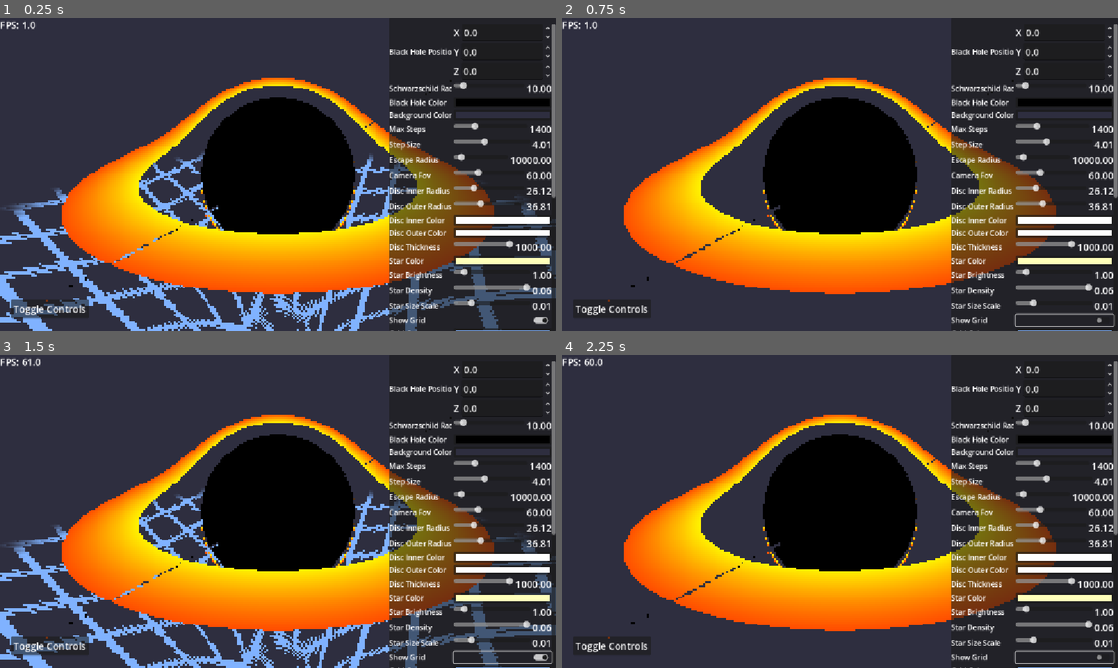
Above: before the commit, frames 1-4 (two rows, left to right).
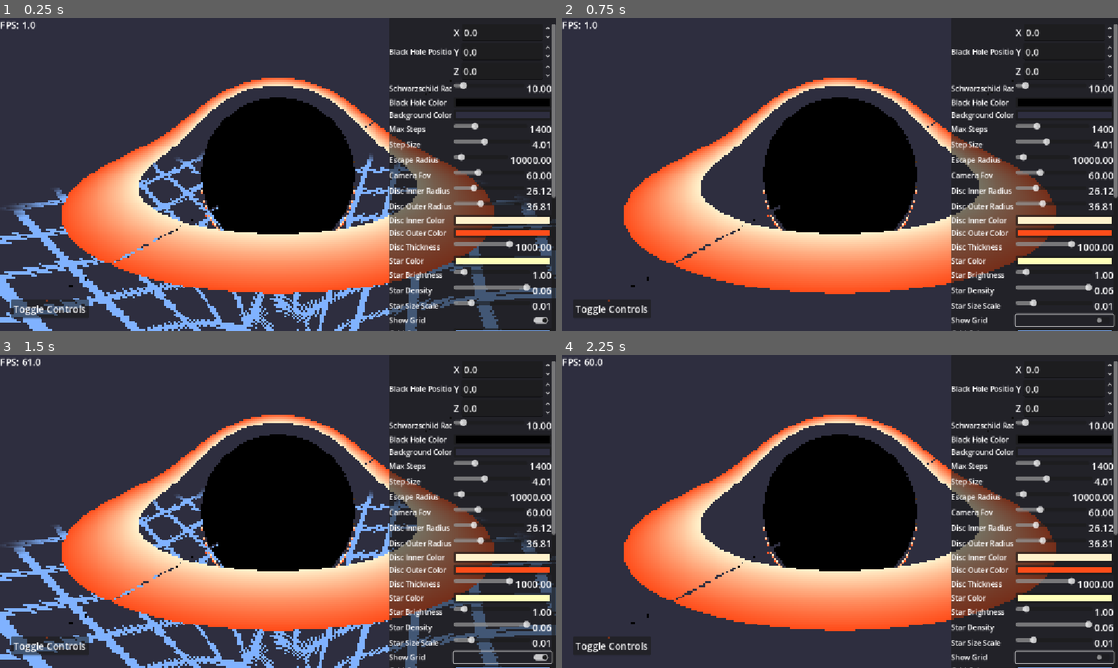
Above: after the commit, the same moments.

Repository: PixelSaver/black-pixhole
Game: Godot game, scene res://scriptsnscenes/main/main.tscn
Two runs of this game, one before a commit and one after it. Both use one fixed random seed, a clock stepped at 60 frames per second and the inputs below.
Inputs (mouse positions are in pixels of both pictures, inside the frame that each line leads up to):
- Up to frame 1 (0.25 s): no input
- Up to frame 2 (0.75 s): click (1062, 321) at 0.5 s
- Up to frame 3 (1.5 s): click (500, 658) at 1.25 s
- Up to frame 4 (2.25 s): click (1062, 658) at 2 s

The runs differ from the first frame. In frame 1, 18% of the frame differs, in the area x 11-99%, y 19-89%; in frame 2, 18%; in frame 3, 18%; in frame 4, 18%.

Commit message:
Fix disc_inner and disc_outer colors not showing up

Diff:
--- a/project.godot
+++ b/project.godot
@@ -21,7 +21,10 @@
 
 [display]
 
+window/size/viewport_width=1728
+window/size/viewport_height=972
 window/stretch/mode="canvas_items"
+window/stretch/scale=1.5
 
 [editor_plugins]
 
--- a/scriptsnscenes/hole_3d_attempt2/3drk_4_att_2.tscn
+++ b/scriptsnscenes/hole_3d_attempt2/3drk_4_att_2.tscn
@@ -18,7 +18,8 @@
 shader_parameter/camera_fov = 60.0
 shader_parameter/disc_inner_radius = 12.0
 shader_parameter/disc_outer_radius = 25.0
-shader_parameter/disc_color = Color(0.56936985, 0.2746202, 9.62615e-08, 1)
+shader_parameter/disc_inner_color = Color(1, 0.95, 0, 1)
+shader_parameter/disc_outer_color = Color(1, 0.3, 0, 1)
 shader_parameter/disc_thickness = 0.5
 shader_parameter/star_color = Color(1, 1, 1, 1)
 shader_parameter/star_brightness = 1.0
@@ -52,7 +53,8 @@
 shader_parameter/camera_fov = 60.0
 shader_parameter/disc_inner_radius = 26.12
 shader_parameter/disc_outer_radius = 36.81
-shader_parameter/disc_color = Color(1, 0.5, 0.2, 1)
+shader_parameter/disc_inner_color = Color(1, 0.9490196, 0.8, 1)
+shader_parameter/disc_outer_color = Color(1, 0.3019608, 0.101960786, 1)
 shader_parameter/disc_thickness = 1000.0
 shader_parameter/star_color = Color(1, 1, 0.7294118, 1)
 shader_parameter/star_brightness = 1.0
@@ -99,7 +101,7 @@
 [node name="SubViewport" type="SubViewport" parent="SubViewportContainer"]
 disable_3d = true
 handle_input_locally = false
-size = Vector2i(288, 162)
+size = Vector2i(432, 243)
 render_target_update_mode = 4
 
 [node name="ShaderRect" type="ColorRect" parent="SubViewportContainer/SubViewport"]
--- a/scriptsnscenes/hole_3d_attempt2/shader_controller.gd
+++ b/scriptsnscenes/hole_3d_attempt2/shader_controller.gd
@@ -143,6 +143,8 @@
 		var is_color = param_info[2]
 
 		var value = _material.get_shader_parameter(shader_name)
+		print("Reading %s: %s (type: %s)" % [shader_name, value, type_string(typeof(value))])
+
 		if value != null:
 			if is_color:
 				if value is Vector3:
@@ -151,6 +153,8 @@
 					set(property_name, value)
 			else:
 				set(property_name, value)
+		else:
+			print_debug("Value is null, %s" % property_name)
 
 ## Update a single shader parameter
 func _update_param(param_name: String, value):
--- a/scriptsnscenes/runtime/runtime_inspector.gd
+++ b/scriptsnscenes/runtime/runtime_inspector.gd
@@ -117,6 +117,7 @@
 		_property_controls[prop_name] = control
 
 func _debug_log_control_sizes(control: Control, label: String):
+	return
 	await get_tree().process_frame  # wait for layout
 	var min_size = control.get_combined_minimum_size()
 	var actual_size = control.size
